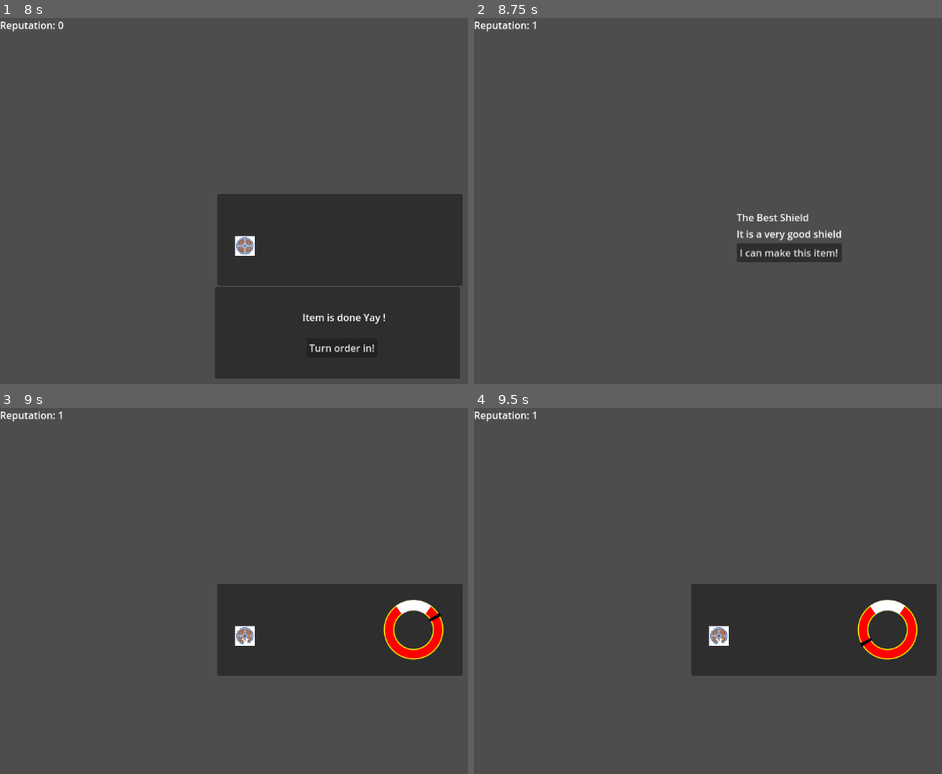
Above: before the commit, frames 1-4 (two rows, left to right).
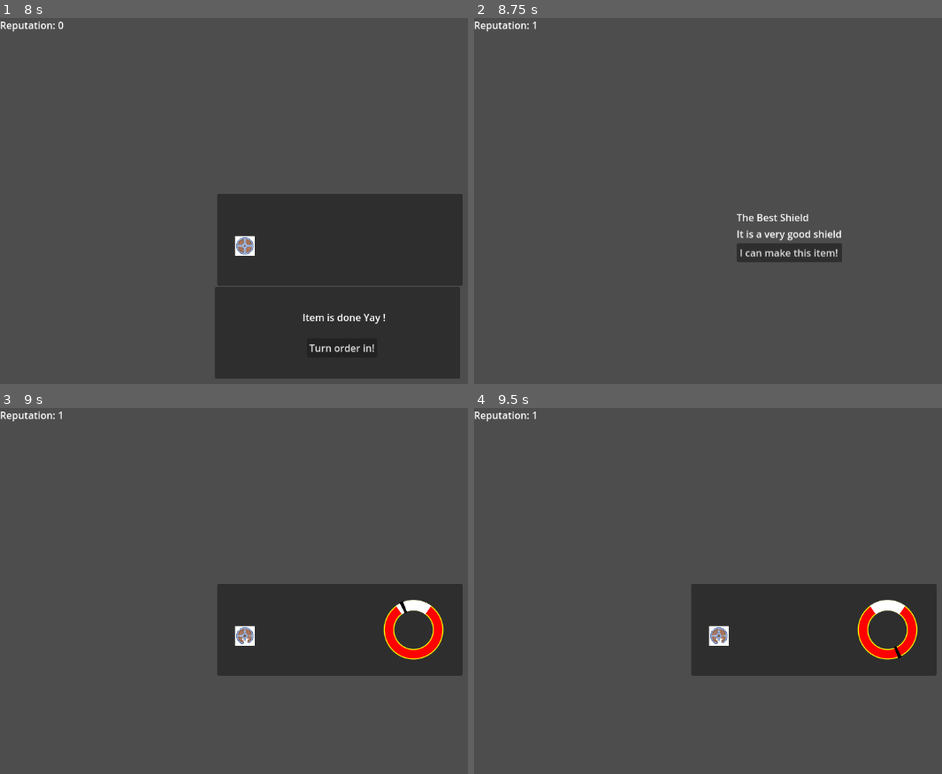
Above: after the commit, the same moments.

Repository: shapeshiftingrabbits/godot-wild-jam-68
Game: Godot game, scene res://scenes/shop.tscn
The game is run twice, just before and just after one commit, with the same random seed, the same clock (stepped at 60 frames per second) and the same inputs.
Inputs:
- Up to frame 1 (8 s): click "I can make this item!" at 0.5 s; hold Space (minigame_interact) 1.28-2.03 s; tap Enter at 2, 5 s; tap Space (minigame_interact) at 2.1, 2.75, 3.6, 5.1, 5.75, 6.6 s; hold Space (minigame_interact) 2.78-3.53 s; hold Space (minigame_interact) 4.28-5.03 s; hold Space (minigame_interact) 5.78-6.53 s; hold Space (minigame_interact) from 7.28 s (still down)
- Up to frame 2 (8.75 s): release Space (minigame_interact) at 8 s; click "Turn order in!" at 8 s
- Up to frame 3 (9 s): click "I can make this item!" at 8.75 s
- Up to frame 4 (9.5 s): no input

Frames 1-2 are identical in both runs. In frame 3, less than 0.1% of the frame differs, in the area x 85-95%, y 52-59%; in frame 4, less than 0.1%, in the area x 82-92%, y 62-69%.

Commit message:
Prevent forge tool from being interactible after forging is done
This keeps the node active, which allows the last sound to be played. Otherwise it will play when the node next becomes active.

Diff:
--- a/scenes/forge_tool.gd
+++ b/scenes/forge_tool.gd
@@ -5,6 +5,7 @@
 @export var difficulty: int = 5
 
 var time: float = 0
+var interactible = true
 
 func _process(delta):
 	time += delta
@@ -13,7 +14,7 @@
 	%Target.difficulty = difficulty
 
 func _input(event):
-	if event is InputEvent:
+	if interactible && event is InputEvent:
 		if event.is_action_pressed("minigame_interact"):
 			if in_target_time():
 				hit.emit()
@@ -28,9 +29,9 @@
 	return normalized_time >= start_time && normalized_time <= end_time
 
 func enable():
-	set_process_mode(PROCESS_MODE_INHERIT)
+	interactible = true
 	show()
 
 func disable():
+	interactible = false
 	hide()
-	set_process_mode(PROCESS_MODE_DISABLED)
